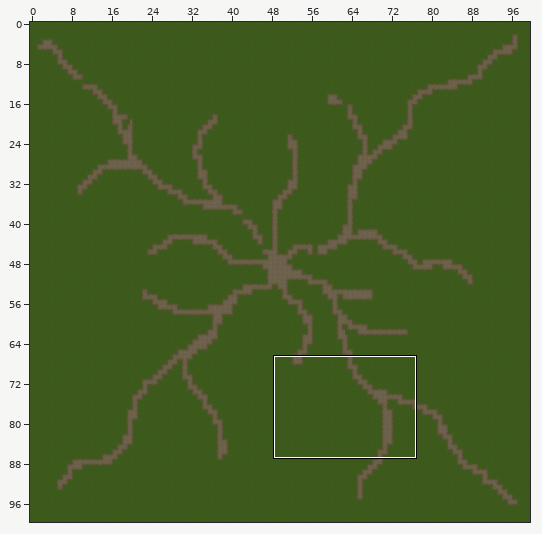
A Tiled map gets an edit: Harvesturr/data/maps/test/test.tmx. Above, an overview of the earlier version with the close-up marked.
Close-up. Before the edit:
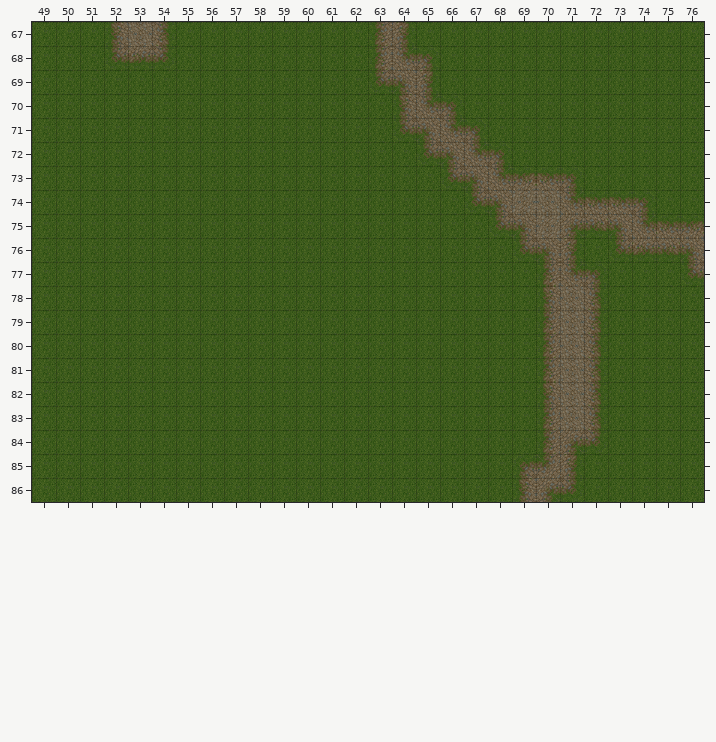
Cells are 32x32 px. Shown: x 49..76, y 67..86. The commit also changed other parts of the map, which this record leaves out.
The result:
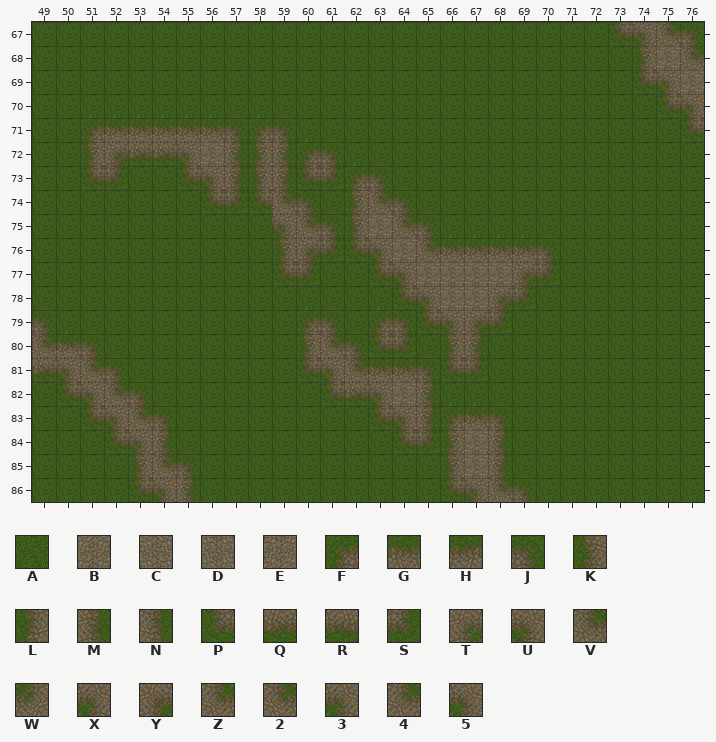
Key: from "tileset": A 0, B 1, C 1 flipped left-right, D 1 flipped up-down, E 1 turned 180, F 20, G 21, H 21 flipped left-right, J 22, K 40, L 40 flipped up-down, M 42, N 42 flipped up-down, P 60, Q 61, R 61 flipped left-right, S 62, T 80, U 80 flipped left-right, V 80 flipped up-down, W 80 turned 180, X 82, Y 82 flipped left-right, Z 82 turned 180, 2 120, 3 120 turned 180, 4 122 flipped left-right, 5 122 flipped up-down.
_ is an empty cell.
Edits made:
{"where": "layer \"Main\""}
{"y":67,"x":52,"old":"KDN","new":"AAA"}
{"y":67,"x":63,"old":"LM","new":"AA"}
{"y":67,"x":73,"old":"AAAA","new":"PX2J"}
{"y":68,"x":52,"old":"PQS","new":"AAA"}
{"y":68,"x":63,"old":"LVJ","new":"AAA"}
{"y":68,"x":74,"old":"AAA","new":"KB2"}
{"y":69,"x":63,"old":"PUM","new":"AAA"}
{"y":69,"x":74,"old":"AAA","new":"PXB"}
{"y":70,"x":64,"old":"K2J","new":"AAA"}
{"y":70,"x":75,"old":"AA","new":"PX"}
{"y":71,"x":51,"old":"AAAAAAAAA","new":"FGGGGGJFJ"}
{"y":71,"x":64,"old":"P5ZJ","new":"AAAA"}
{"y":71,"x":76,"old":"A","new":"P"}
{"y":72,"x":51,"old":"AAAAAAAAAAA","new":"KTQQXBMKMFJ"}
{"y":72,"x":65,"old":"PX4J","new":"AAAA"}
{"y":73,"x":51,"old":"AA","new":"PS"}
{"y":73,"x":55,"old":"AAAAAAAAA","new":"PXMKMPSFJ"}
{"y":73,"x":66,"old":"P32HGJ","new":"AAAAAA"}
{"y":74,"x":56,"old":"AAAAA","new":"PSP2J"}
{"y":74,"x":62,"old":"AAA","new":"K2J"}
{"y":74,"x":67,"old":"PUBC2GGJ","new":"AAAAAAAA"}
{"y":75,"x":59,"old":"AAAAAAA","new":"X2JKB2J"}
{"y":75,"x":68,"old":"PXEYRU4GH","new":"AAAAAAAAA"}
{"y":76,"x":59,"old":"AAAAAAAAAAPXM","new":"KTSPXB2GGGGJA"}
{"y":76,"x":73,"old":"PQRU","new":"AAAA"}
{"y":77,"x":59,"old":"AA","new":"PS"}
{"y":77,"x":63,"old":"AAAAAAAL2J","new":"PXBBBBTSAA"}
{"y":77,"x":76,"old":"P","new":"A"}
{"y":78,"x":64,"old":"AAAAAAKCN","new":"PXBBTSAAA"}
{"y":79,"x":49,"old":"A","new":"J"}
{"y":79,"x":60,"old":"AA","new":"FJ"}
{"y":79,"x":63,"old":"AAAAAA","new":"FJPXTS"}
{"y":79,"x":70,"old":"LDN","new":"AAA"}
{"y":80,"x":49,"old":"AAA","new":"2GJ"}
{"y":80,"x":60,"old":"AAAAA","new":"K2JPS"}
{"y":80,"x":66,"old":"AA","new":"KM"}
{"y":80,"x":70,"old":"LCN","new":"AAA"}
{"y":81,"x":49,"old":"AAAA","new":"QX2J"}
{"y":81,"x":60,"old":"AAAAAAAA","new":"PX2GGJPS"}
{"y":81,"x":70,"old":"LDN","new":"AAA"}
{"y":82,"x":50,"old":"AAAA","new":"PX2J"}
{"y":82,"x":61,"old":"AAAAA","new":"PQXBM"}
{"y":82,"x":70,"old":"KDN","new":"AAA"}
{"y":83,"x":51,"old":"AAAA","new":"PX2J"}
{"y":83,"x":63,"old":"AAAAAA","new":"PXMFGJ"}
{"y":83,"x":70,"old":"LCN","new":"AAA"}
{"y":84,"x":52,"old":"AAA","new":"PXM"}
{"y":84,"x":64,"old":"AAAAA","new":"PSKBM"}
{"y":84,"x":70,"old":"LTS","new":"AAA"}
{"y":85,"x":53,"old":"AAA","new":"K2J"}
{"y":85,"x":66,"old":"AAAFWM","new":"KBMAAA"}
{"y":86,"x":53,"old":"AAA","new":"PXM"}
{"y":86,"x":66,"old":"AAAKTS","new":"PX2JAA"}
